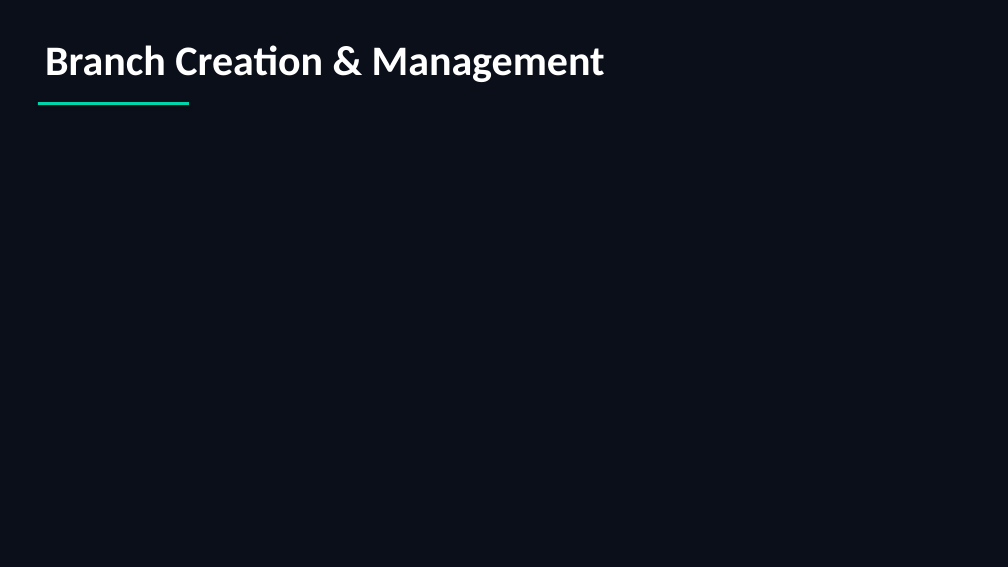
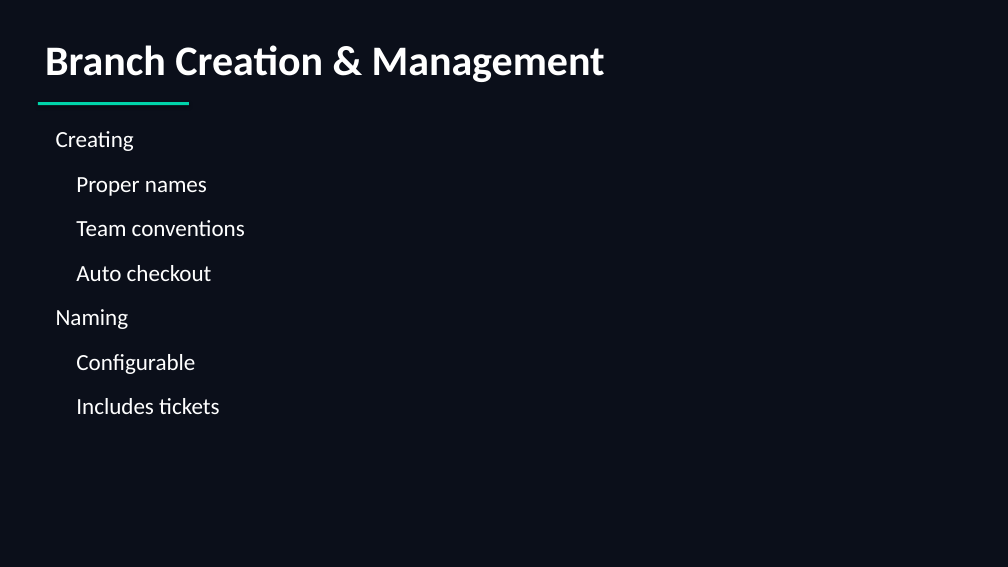
Before and after one commit to scottrhay/AIA-ClaudeCopilot, a slide deck: slide 80 of slides/Day2_Claude_Code_Fundamentals.pptx. Drawn at 1008x567 pixels with LibreOffice and Linux fonts; fonts in the diff are those of the drawing. Boxes give left, top, right and bottom in pixels: in the first picture for what was removed or moved away, otherwise in the second. Text is boxed around its words. In the diff, an @@ line names an element or a change of style, - is before the commit and + after.

```diff
--- a/slides/Day2_Claude_Code_Fundamentals.pptx
+++ b/slides/Day2_Claude_Code_Fundamentals.pptx
@@ text added at (56,131,245,414), 22 pt, text #FFFFFF @@
+Creating
+Proper names
+Team conventions
+Auto checkout
+Naming
+Configurable
+Includes tickets
```
Also in this commit, not shown: 40 other slides changed, 1 slide added, 1 slide removed.
